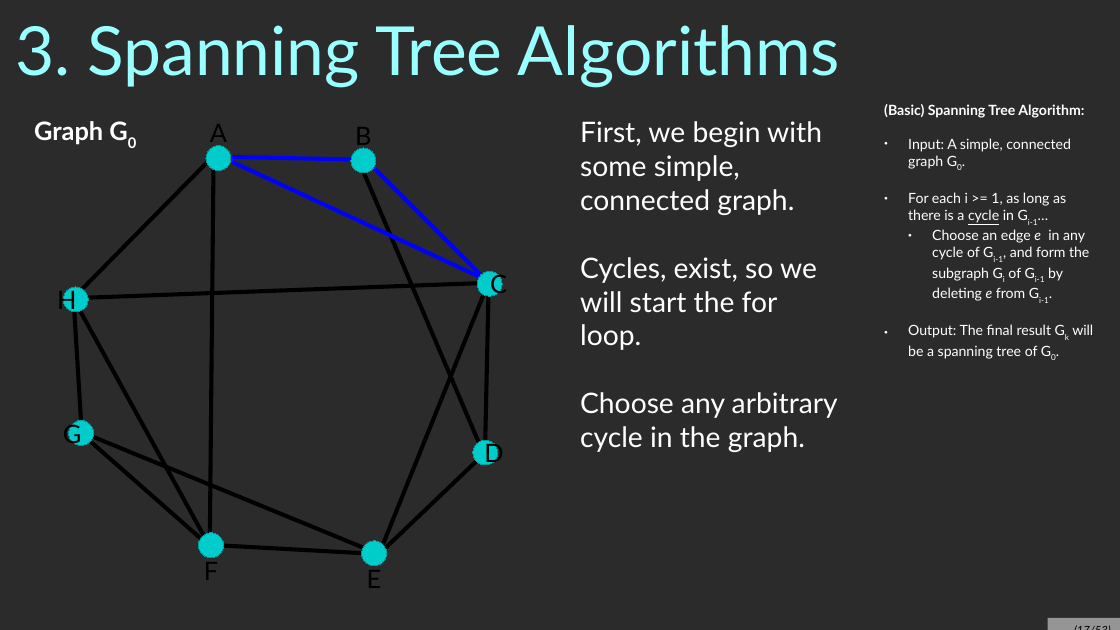
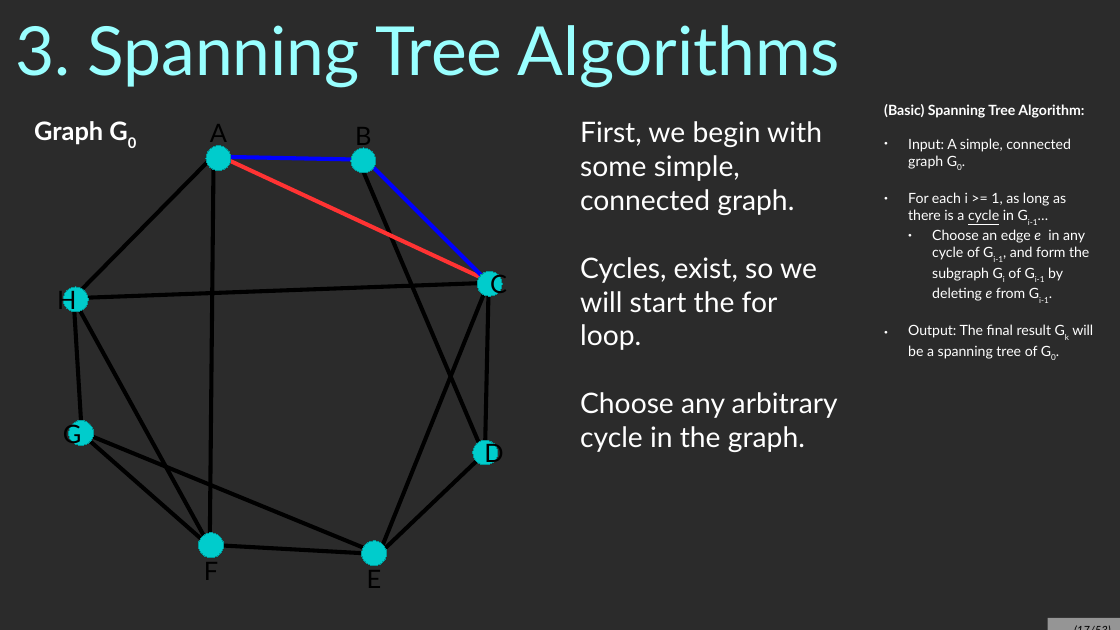
Before and after one commit to nguyenchithien/CS211-Discrete-Structures-II, a slide deck: slide 17 of Lectures/Lecture 7.2.odp. Drawn at 1120x630 pixels with LibreOffice and Linux fonts; fonts in the diff are those of the drawing; background and template pictures are left out; a plain dark background stands for a picture behind light text. Boxes give left, top, right and bottom in pixels: in the first picture for what was removed or moved away, otherwise in the second. Text is boxed around its words. In the diff, an @@ line names an element or a change of style, - is before the commit and + after.

```diff
--- a/Lectures/Lecture 7.2.odp
+++ b/Lectures/Lecture 7.2.odp
@@ line (222, 157) - (495, 284): stroke #0000FF 2.89 pt to #FF3333 2.89 pt @@
```
Also in this commit, not shown: 2 other slides changed, 1 other file.
